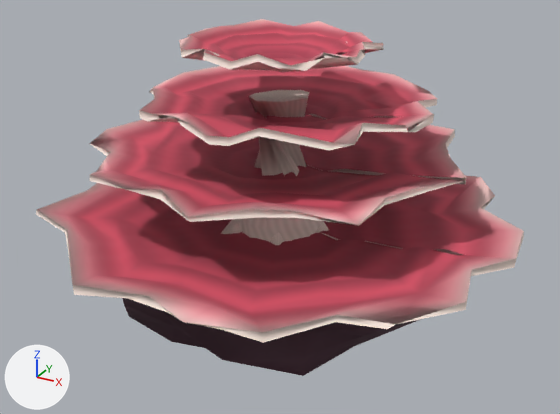
What one commit did to the glTF model assets/models/table_coral.glb.
Rendered twice from a camera (50 mm lens) standing at (2.08, -3.76, 2.59) and looking at (0.04, -0.05, 0.73). The lights are fixed; the arrows at lower left show +X, +Y and +Z. The older version comes first. Vertices at exactly the same position are counted once.

The first picture shows 'table_coral'.
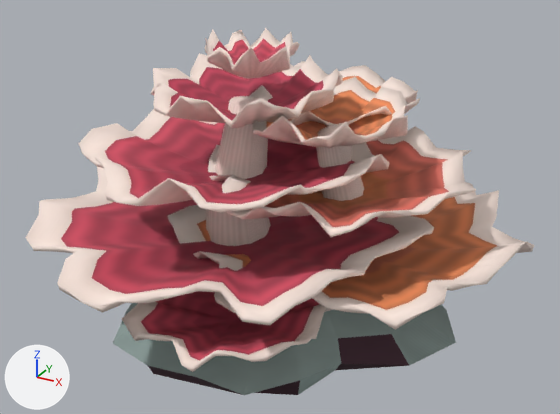
What differs and where, as boxes (x1, y1, x2, y2) in the pictures (560 x 414 px):
'table_coral', reshaped: before (36, 19, 524, 376); after (25, 28, 534, 395)
part 1 of me_table_coral_reef_anchor_rock, rebuilt (16% narrower): before (36, 175, 524, 343); after (25, 167, 434, 325)
part 2 of me_table_coral_reef_anchor_rock, rebuilt (35% narrower, 12% shorter): before (139, 66, 437, 151); after (150, 53, 343, 128)
part 3 of me_table_coral_reef_anchor_rock, rebuilt (17% narrower, 7% shorter): before (89, 115, 467, 226); after (78, 109, 390, 212)
part 4 of me_table_coral_reef_anchor_rock, rebuilt: before (123, 298, 421, 376); after (113, 303, 456, 395)
part 5 of me_table_coral_reef_anchor_rock, rebuilt: before (238, 90, 324, 241); after (206, 96, 271, 246)
part 6 of me_table_coral_reef_anchor_rock, added: after (168, 182, 534, 330)
part 7 of me_table_coral_reef_anchor_rock, added: after (208, 126, 476, 237)
part 8 of me_table_coral_reef_anchor_rock, added: after (290, 61, 418, 126)
part 9 of me_table_coral_reef_anchor_rock, added (orange): after (249, 77, 420, 148)
part 10 of me_table_coral_reef_anchor_rock, added (red): after (122, 291, 333, 372)
part 11 of me_table_coral_reef_anchor_rock, added (brown): after (205, 28, 300, 79)
part 12 of me_table_coral_reef_anchor_rock, added (brown): after (316, 123, 370, 229)
part 13 of me_table_coral_reef_anchor_rock, deleted: before (221, 219, 335, 245)
part 14 of me_table_coral_reef_anchor_rock, deleted (red): before (179, 19, 384, 72)

Diff of the bpy script that builds the scene:
```diff
--- a/assets/models/table_coral.glb.py
+++ b/assets/models/table_coral.glb.py
@@ me_table_coral_reef_anchor_rock @@
-me_table_coral_reef_anchor_rock.from_pydata(...)  # 783 vertices, 1420 faces; spans x -1.42..1.42, y -1.36..1.36, z 0.0..1.74
+me_table_coral_reef_anchor_rock.from_pydata(...)  # 4321 vertices, 8594 faces; spans x -1.42..1.42, y -1.36..1.36, z 0.0..1.74
+# me_table_coral_reef_anchor_rock part 1: the loose piece of 163 vertices spanning x -1.42..1.42, y -1.36..1.36, z 0.53..0.73 is rebuilt with 602 vertices and now spans x -1.42..0.93, y -1.36..1.06, z 0.43..0.77
+# me_table_coral_reef_anchor_rock part 2: the loose piece of 162 vertices spanning x -0.83..0.9, y -0.78..0.87, z 1.24..1.43 is rebuilt with 442 vertices and now spans x -0.72..0.4, y -0.61..0.58, z 1.22..1.53
+# me_table_coral_reef_anchor_rock part 3: the loose piece of 159 vertices spanning x -1.19..1.09, y -1.01..1.23, z 0.9..1.09 is rebuilt with 522 vertices and now spans x -1.05..0.64, y -1.06..0.9, z 0.84..1.18
+# me_table_coral_reef_anchor_rock part 4: the loose piece of 68 vertices spanning x -0.96..0.97, y -0.94..0.97, z 0.0..0.45 is rebuilt with 122 vertices and now spans x -0.88..1.15, y -1.01..1.06, z 0.0..0.3
+# me_table_coral_reef_anchor_rock part 5: the loose piece of 36 vertices spanning x -0.41..0.31, y -0.35..0.38, z 0.18..1.4 is rebuilt with 32 vertices and now spans x -0.44..0.03, y -0.35..0.19, z 0.13..1.37
+# me_table_coral_reef_anchor_rock part 6: a new loose piece of 562 vertices spanning x -0.63..1.42, y -0.91..1.36, z 0.34..0.67, in mat_table_coral_pigment
+# me_table_coral_reef_anchor_rock part 7: a new loose piece of 482 vertices spanning x -0.44..1.15, y -0.62..1.09, z 0.72..1.05, in mat_table_coral_pigment
+# me_table_coral_reef_anchor_rock part 8: a new loose piece of 422 vertices spanning x -0.74..0.53, y 0.01..1.35, z 1.02..1.32, in mat_table_coral_pigment
+# me_table_coral_reef_anchor_rock part 9: a new loose piece of 402 vertices spanning x -0.24..0.75, y -0.37..0.7, z 1.1..1.4, in mat_table_coral_pigment
+# me_table_coral_reef_anchor_rock part 10: a new loose piece of 382 vertices spanning x -0.49..0.63, y -1.26..-0.03, z 0.24..0.49, in mat_table_coral_pigment
+# me_table_coral_reef_anchor_rock part 11: a new loose piece of 322 vertices spanning x -0.44..0.09, y -0.31..0.27, z 1.48..1.74, in mat_table_coral_pigment
+# me_table_coral_reef_anchor_rock part 12: a new loose piece of 29 vertices spanning x 0.11..0.5, y -0.03..0.43, z 0.13..1.21, in mat_table_coral_pigment
+# me_table_coral_reef_anchor_rock part 13
+# 50 vertices are removed from x -0.71..0.6, y -0.59..0.61, z 0.14..0.69
+# 74 faces are deleted
+# me_table_coral_reef_anchor_rock part 14
+# 145 vertices are removed from x -0.55..0.54, y -0.53..0.55, z 1.56..1.74
+# 266 faces are deleted
 me_table_coral_reef_anchor_rock.materials.append(mat_table_coral_pigment)
```
